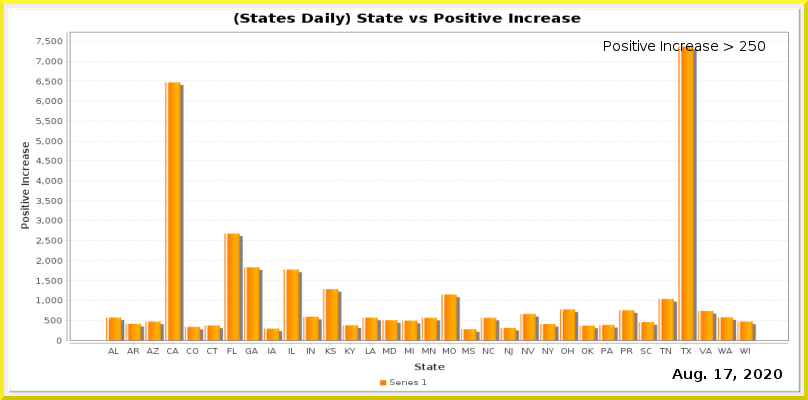
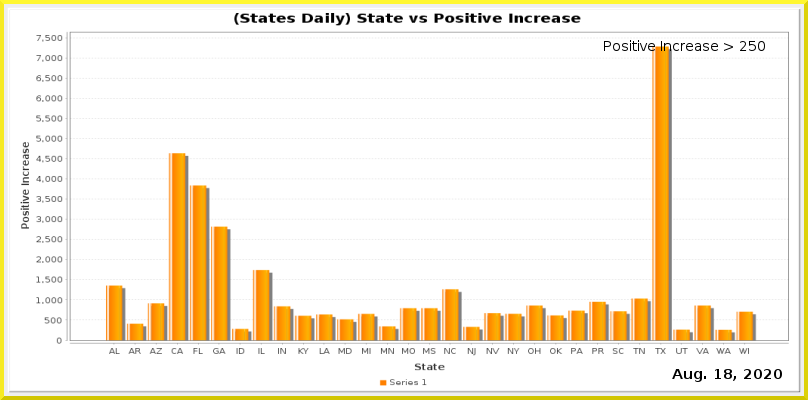
Layer changes from the first 808px x 400px image to the second:
painted on "Current Date" over [724, 369, 732, 379]
painted on "Date_vs_TestIncrease.png" over [36, 35, 789, 356]
